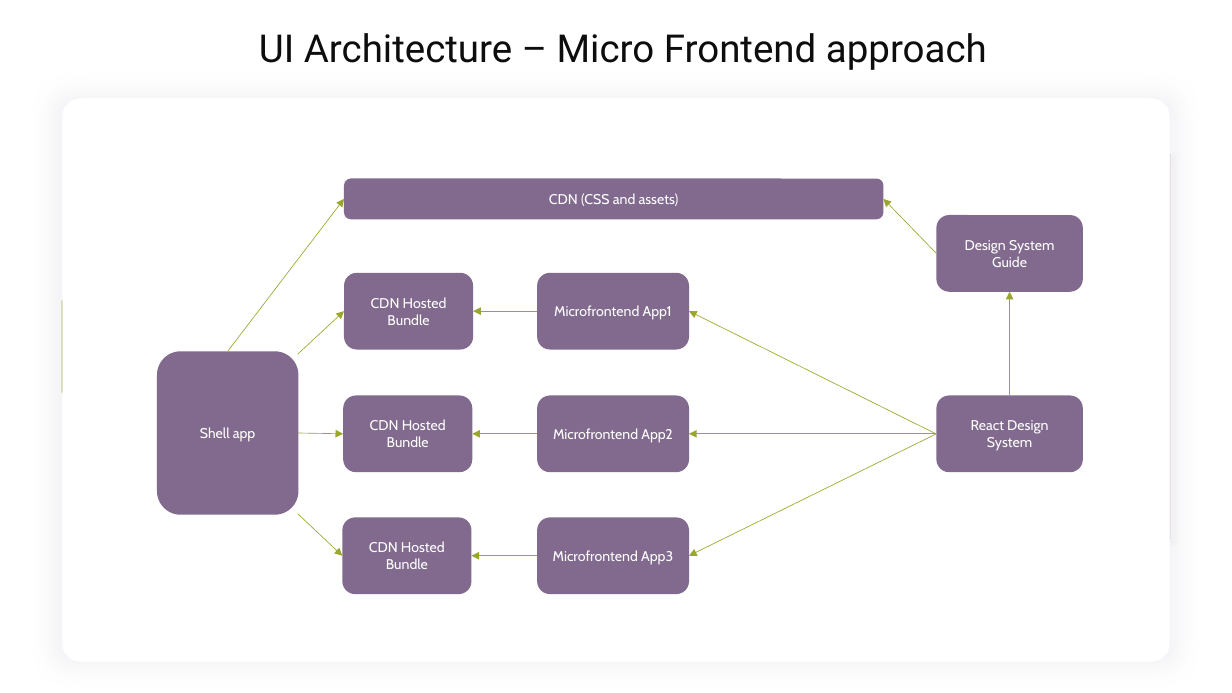
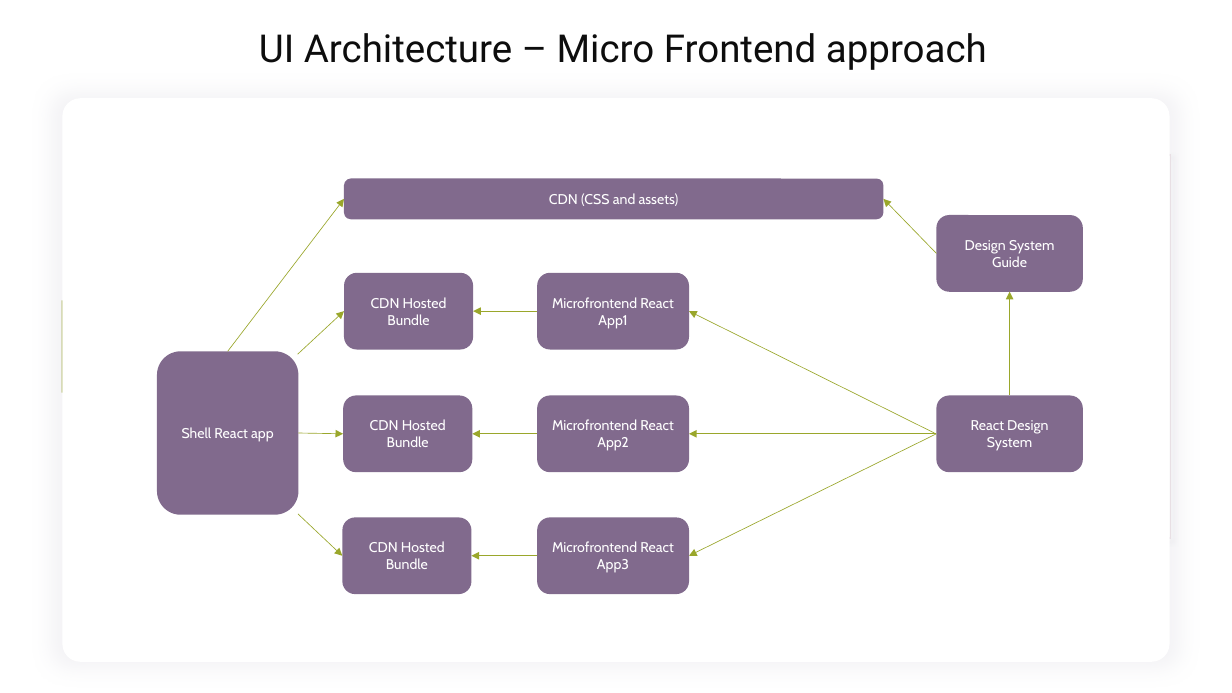
Before and after one commit to burlarajesh/create-microfrontend-shell-app, a slide deck: slide 3 of Setup guide/Microfrontend.pptx. Drawn at 1232x693 pixels with LibreOffice and Linux fonts; fonts in the diff are those of the drawing. Boxes give left, top, right and bottom in pixels: in the first picture for what was removed or moved away, otherwise in the second. Text is boxed around its words. In the diff, an @@ line names an element or a change of style, - is before the commit and + after.

Commit message:
updated the content

```diff
--- a/Setup guide/Microfrontend.pptx
+++ b/Setup guide/Microfrontend.pptx
@@ text in rounded rectangle at bbox=[552, 297, 673, 329]: text changed @@
-Microfrontend App1
+Microfrontend React App1
@@ text in rounded rectangle at bbox=[552, 419, 673, 451]: text changed @@
-Microfrontend App2
+Microfrontend React App2
@@ text in rounded rectangle at bbox=[182, 427, 274, 442]: text changed @@
-Shell app
+Shell React app
@@ text in rounded rectangle at bbox=[552, 541, 673, 572]: text changed @@
-Microfrontend App3
+Microfrontend React App3
```
